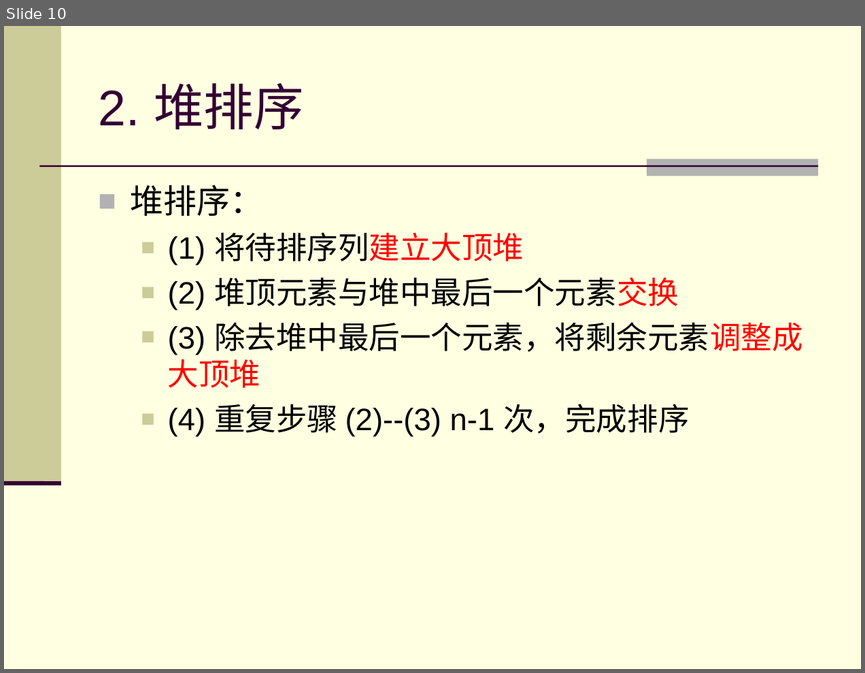
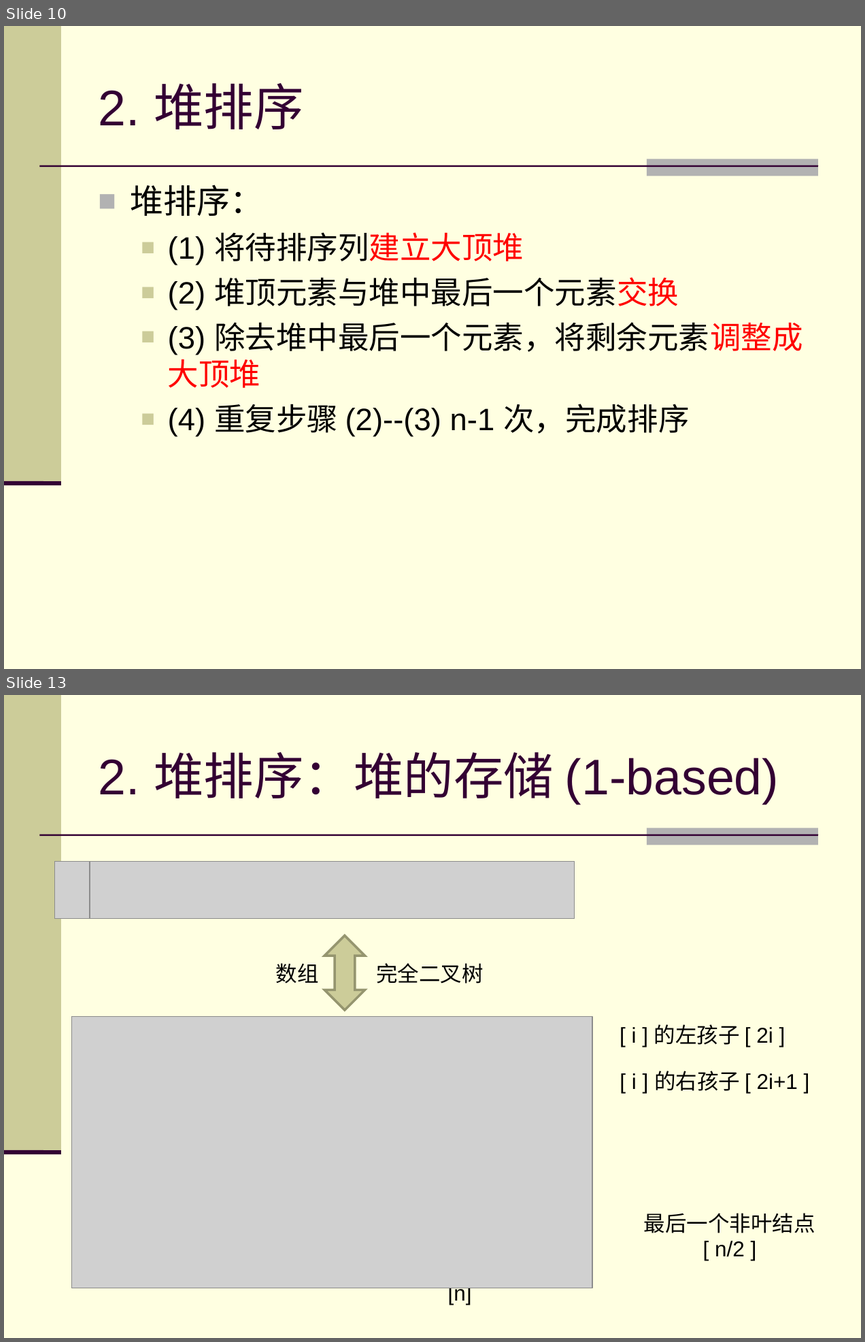
Before and after one commit to hueryan/beginnings-of-data-structure, a slide deck: ds-cpp/slides/PPT/ds10.4.ppt. Shown one above the other, each under a label of ours: slide 10 before the commit, slides 10 and 13 after it; the slides between them are not shown. The pictures are 865x673 and 865x1342 pixels, drawn with LibreOffice and Linux fonts; fonts in the diff are those of the drawing; grey boxes stand for pictures. Boxes give left, top, right and bottom in pixels: in the first picture for what was removed or moved away, otherwise in the second. Text is boxed around its words. In the diff, an @@ line names an element or a change of style, - is before the commit and + after.

```diff
--- a/ds-cpp/slides/PPT/ds10.4.ppt
+++ b/ds-cpp/slides/PPT/ds10.4.ppt
@@ slide 13 added at (4,695,861,1338), background #FFFFE1; not listed: 4 template elements that a slide beside it also shows @@
@@ title added at (99,752,779,804), 42 pt, text #330033 @@
+2. 堆排序：堆的存储 (1-based)
@@ picture added at (54,861,111,919) @@
@@ picture added at (90,861,575,919) @@
@@ up down arrow added at (324,936,364,1011), fill #CCCC99, outline #95956F 2.01 pt @@
@@ text added at (276,963,483,983), 18 pt, text #000000 @@
+数组 完全二叉树
@@ picture added at (72,1016,592,1288) @@
@@ text added at (632,1024,773,1045), 18 pt, text #000000 @@
+[ i ] 的左孩子 [ 2i ]
@@ text added at (632,1070,798,1091), 18 pt, text #000000 @@
+[ i ] 的右孩子 [ 2i+1 ]
@@ text added at (644,1212,815,1257), 18 pt, text #000000 @@
+最后一个非叶结点
+[ n/2 ]
@@ text added at (448,1287,472,1304), 18 pt, text #000000 @@
+[n]
```
Also in this commit, not shown: 7 slides changed, 1 other slide added, 3 other files.
